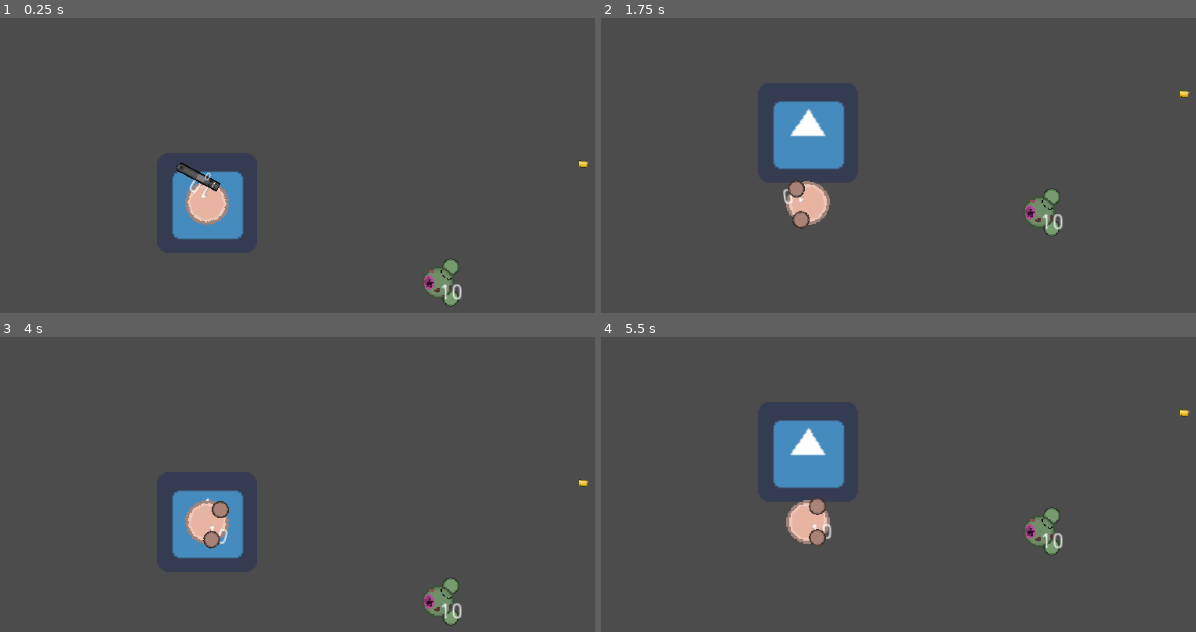
Above: before the commit, frames 1-4 (two rows, left to right).
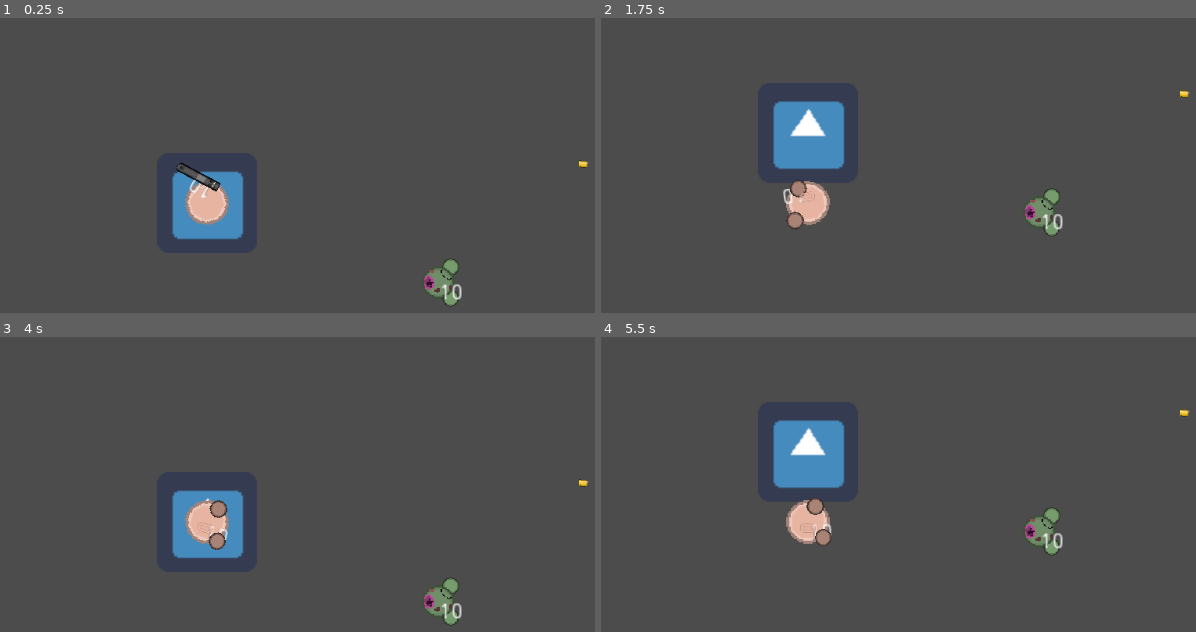
Above: after the commit, the same moments.

Repository: Panda248/Hu-Yang-Yoyale
Game: Godot game, scene res://World.tscn
Two runs of this game, one before a commit and one after it. Both use one fixed random seed, a clock stepped at 60 frames per second and the inputs below. The engine's default icon, where the game draws it, is replaced by a stand-in: a white triangle on a blue panel in a dark square.
Inputs (mouse positions are in pixels of both pictures, inside the frame that each line leads up to):
- Up to frame 1 (0.25 s): no input
- Up to frame 2 (1.75 s): tap Enter at 0.5 s; move the mouse to (981, 180) at 0.52 s; hold E (game_switch_weapon_right) 0.53-1.28 s; click (981, 180) at 0.6 s; right-click (981, 180) at 0.8 s; tap Space at 1.25 s; move the mouse to (648, 227) at 1.27 s; hold Down (ui_down) from 1.28 s (still down); right-click (648, 227) at 1.35 s; click (648, 227) at 1.55 s
- Up to frame 3 (4 s): move the mouse to (285, 419) at 2.02 s; release Down (ui_down) at 2.03 s; hold E (game_switch_weapon_right) 2.03-2.78 s; click (285, 419) at 2.1 s; right-click (285, 419) at 2.3 s; tap Enter at 2.75 s; move the mouse to (166, 614) at 2.77 s; hold Up (ui_up) 2.78-3.53 s; right-click (166, 614) at 2.85 s; click (166, 614) at 3.05 s; move the mouse to (446, 593) at 3.52 s; hold Q (game_switch_weapon_left) from 3.53 s (still down); click (446, 593) at 3.6 s; right-click (446, 593) at 3.8 s
- Up to frame 4 (5.5 s): move the mouse to (outside the picture) at 4.27 s; right-click (outside the picture) at 4.35 s; click (outside the picture) at 4.55 s; move the mouse to (850, 522) at 5.02 s; release Q (game_switch_weapon_left) at 5.03 s; hold Down (ui_down) from 5.03 s (still down); click (850, 522) at 5.1 s; right-click (850, 522) at 5.3 s

The runs differ from the first frame. In frame 1, less than 0.1% of the frame differs, in the area x 34-36%, y 52-56%; in frame 2, 0.2%; in frame 3, 0.3%, in the area x 33-39%, y 55-73%; in frame 4, 0.2%.

Commit message:
damage flash gives invunerability for 100 ms

Diff:
--- a/Enemy.gd
+++ b/Enemy.gd
@@ -33,7 +33,10 @@
 			_chase(delta)
 		ATTACK:
 			look_at(get_node("%Player").position)
-			get_node("Fists").primaryFire()
+			if randf() > 0.5:
+				get_node("Fists").primaryFire()
+
+				get_node("Fists").secondaryFire()
 	pass
 
 func _chase(delta):
--- a/Enemy.tscn
+++ b/Enemy.tscn
@@ -29,6 +29,18 @@
 "transitions": PoolRealArray( 1, 1 ),
 "update": 1,
 "values": [ Color( 1, 0, 0, 1 ), Color( 1, 1, 1, 1 ) ]
+}
+tracks/1/type = "value"
+tracks/1/path = NodePath("HurtBox/CollisionShape2D:disabled")
+tracks/1/interp = 1
+tracks/1/loop_wrap = true
+tracks/1/imported = false
+tracks/1/enabled = true
+tracks/1/keys = {
+"times": PoolRealArray( 0, 0.1 ),
+"transitions": PoolRealArray( 1, 1 ),
+"update": 1,
+"values": [ true, false ]
 }
 
 [node name="Enemy" type="KinematicBody2D"]
--- a/Fists.gd
+++ b/Fists.gd
@@ -1,15 +1,18 @@
-extends Node2D
-
-export var damage = 1
-export var firerate = 1
+extends Weapon
 
 func _enter_tree():
 	$HitBox.damage = damage
+func _process(delta):
+	if(self.reloadAndShootDelay > 0):
+		self.reloadAndShootDelay-=1
+	$Label.text = String(reloadAndShootDelay)
 
 func primaryFire():
-	if !$AnimationPlayer.is_playing():
+	if reloadAndShootDelay == 0:
 		$AnimationPlayer.play("attackLeft")
+		self.reloadAndShootDelay = fireRate
 
 func secondaryFire():
-	if !$AnimationPlayer.is_playing():
+	if reloadAndShootDelay == 0:
 		$AnimationPlayer.play("attackRight")
+		self.reloadAndShootDelay = fireRate
--- a/Fists.tscn
+++ b/Fists.tscn
@@ -9,7 +9,7 @@
 
 [sub_resource type="Animation" id=4]
 resource_name = "attackLeft"
-length = 0.333334
+length = 0.208334
 step = 0.0416667
 tracks/0/type = "value"
 tracks/0/path = NodePath("HitBox/CollisionShape2D:disabled")
@@ -62,7 +62,7 @@
 
 [sub_resource type="Animation" id=5]
 resource_name = "attackRight"
-length = 0.333333
+length = 0.208334
 step = 0.0416667
 tracks/0/type = "value"
 tracks/0/path = NodePath("HitBox/CollisionShape2D:disabled")
@@ -116,13 +116,17 @@
 [node name="Fists" type="Node2D"]
 show_behind_parent = true
 script = ExtResource( 2 )
+currentClip = -1
+clip = -1
+reloadTimeFrames = -1
+reserveClips = -1
 
 [node name="HitBox" type="Area2D" parent="."]
 script = ExtResource( 1 )
 
 [node name="CollisionShape2D" type="CollisionShape2D" parent="HitBox"]
 modulate = Color( 1, 1, 1, 0.207843 )
-position = Vector2( -10, -11 )
+position = Vector2( 10, -12 )
 rotation = 1.5708
 shape = SubResource( 8 )
 disabled = true
@@ -140,3 +144,7 @@
 position = Vector2( -10, 0 )
 scale = Vector2( 0.4, 0.4 )
 texture = ExtResource( 3 )
+
+[node name="Label" type="Label" parent="."]
+margin_right = 40.0
+margin_bottom = 14.0
--- a/Pistol.gd
+++ b/Pistol.gd
@@ -5,7 +5,7 @@
 func _process(delta):
 	if(self.reloadAndShootDelay > 0):
 		self.reloadAndShootDelay-=1
-	$Label.text = String(reloadAndShootDelay)
+
 	look_at(get_global_mouse_position())
 
 func primaryFire():
--- a/Player.tscn
+++ b/Player.tscn
@@ -25,6 +25,18 @@
 "transitions": PoolRealArray( 1, 1 ),
 "update": 1,
 "values": [ Color( 1, 0, 0, 1 ), Color( 1, 1, 1, 1 ) ]
+}
+tracks/1/type = "value"
+tracks/1/path = NodePath("HurtBox/CollisionShape2D:disabled")
+tracks/1/interp = 1
+tracks/1/loop_wrap = true
+tracks/1/imported = false
+tracks/1/enabled = true
+tracks/1/keys = {
+"times": PoolRealArray( 0, 0.1 ),
+"transitions": PoolRealArray( 1, 1 ),
+"update": 1,
+"values": [ true, false ]
 }
 
 [node name="Player" type="KinematicBody2D"]
